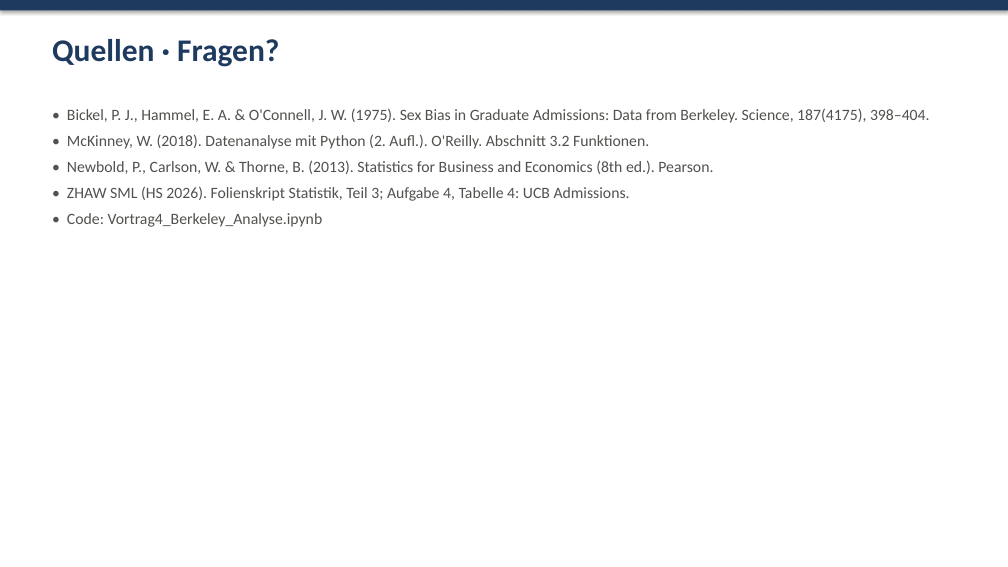
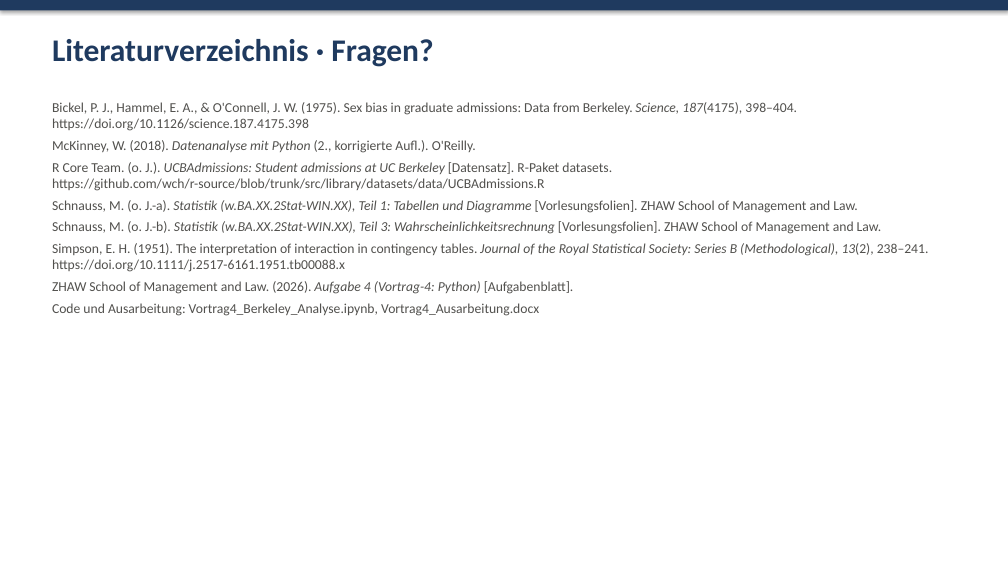
Before and after one commit to leozhaw26/statistik, a slide deck: slide 12 of vortrag4/Vortrag4_Praesentation.pptx. Drawn at 1008x567 pixels with LibreOffice and Linux fonts; fonts in the diff are those of the drawing. Boxes give left, top, right and bottom in pixels: in the first picture for what was removed or moved away, otherwise in the second. Text is boxed around its words. In the diff, an @@ line names an element or a change of style, - is before the commit and + after.

```diff
--- a/vortrag4/Vortrag4_Praesentation.pptx
+++ b/vortrag4/Vortrag4_Praesentation.pptx
@@ text at box(52, 39, 433, 67): text changed @@
-Quellen · Fragen?
+Literaturverzeichnis · Fragen?
@@ text at box(52, 102, 929, 316): text changed; size 15 to 13 pt @@
-• Bickel, P. J., Hammel, E. A. & O'Connell, J. W. (1975). Sex Bias in Graduate Admissions: Data from Berkeley. Science, 187(4175), 398–404.
-• McKinney, W. (2018). Datenanalyse mit Python (2. Aufl.). O'Reilly. Abschnitt 3.2 Funktionen.
-• Newbold, P., Carlson, W. & Thorne, B. (2013). Statistics for Business and Economics (8th ed.). Pearson.
-• ZHAW SML (HS 2026). Folienskript Statistik, Teil 3; Aufgabe 4, Tabelle 4: UCB Admissions.
-• Code: Vortrag4_Berkeley_Analyse.ipynb
+Bickel, P. J., Hammel, E. A., & O'Connell, J. W. (1975). Sex bias in graduate admissions: Data from Berkeley. Science, 187(4175), 398–404. https://doi.org/10.1126/science.187.4175.398
+McKinney, W. (2018). Datenanalyse mit Python (2., korrigierte Aufl.). O'Reilly.
+R Core Team. (o. J.). UCBAdmissions: Student admissions at UC Berkeley [Datensatz]. R-Paket datasets. https://github.com/wch/r-source/blob/trunk/src/library/datasets/data/UCBAdmissions.R
+Schnauss, M. (o. J.-a). Statistik (w.BA.XX.2Stat-WIN.XX), Teil 1: Tabellen und Diagramme [Vorlesungsfolien]. ZHAW School of Management and Law.
+Schnauss, M. (o. J.-b). Statistik (w.BA.XX.2Stat-WIN.XX), Teil 3: Wahrscheinlichkeitsrechnung [Vorlesungsfolien]. ZHAW School of Management and Law.
+Simpson, E. H. (1951). The interpretation of interaction in contingency tables. Journal of the Royal Statistical Society: Series B (Methodological), 13(2), 238–241. https://doi.org/10.1111/j.2517-6161.1951.tb00088.x
+ZHAW School of Management and Law. (2026). Aufgabe 4 (Vortrag-4: Python) [Aufgabenblatt].
+Code und Ausarbeitung: Vortrag4_Berkeley_Analyse.ipynb, Vortrag4_Ausarbeitung.docx
```
Also in this commit, not shown: 10 other slides changed, 6 other files.
